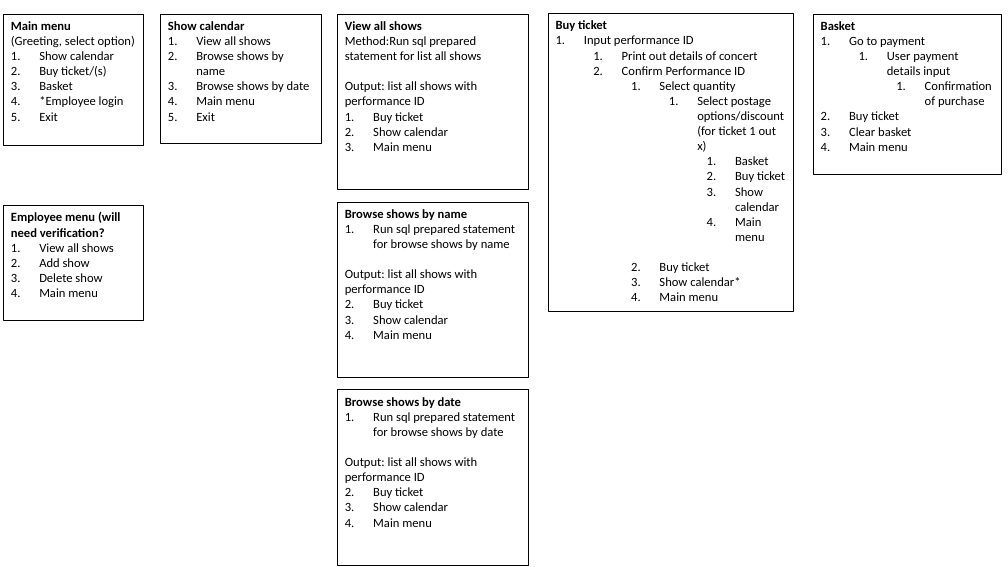
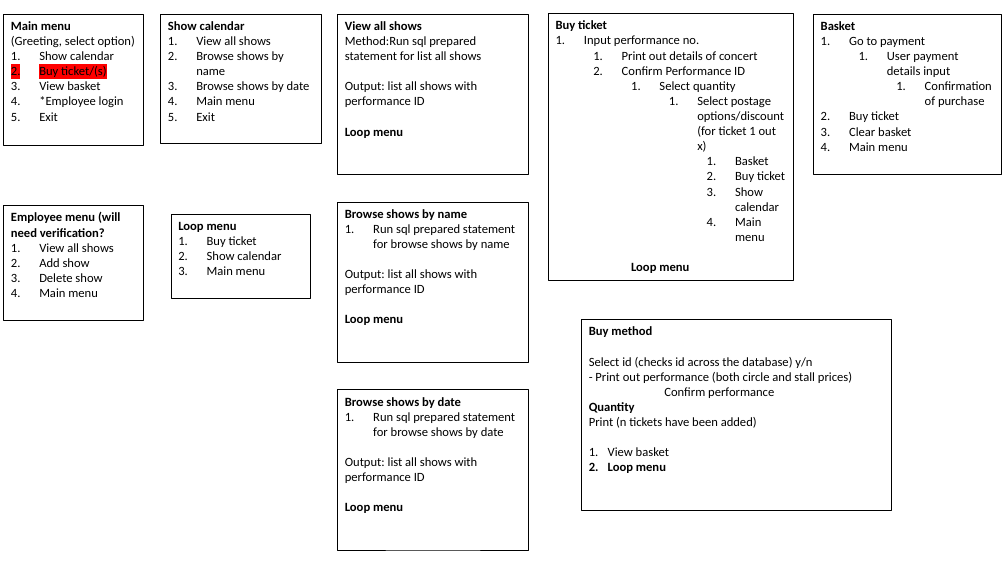
Before and after one commit to SpyroFenton/theTheatreRoyal, a slide deck: slide 1 of ControllerBranch.pptx. Drawn at 1008x567 pixels with LibreOffice and Linux fonts; fonts in the diff are those of the drawing. Boxes give left, top, right and bottom in pixels: in the first picture for what was removed or moved away, otherwise in the second. Text is boxed around its words. In the diff, an @@ line names an element or a change of style, - is before the commit and + after.

```diff
--- a/ControllerBranch.pptx
+++ b/ControllerBranch.pptx
@@ rectangle "View all shows" resized from (x1=337, y1=14, x2=529, y2=189) to (x1=337, y1=14, x2=529, y2=174) @@
@@ rectangle "Buy ticket" resized from (x1=548, y1=14, x2=794, y2=312) to (x1=548, y1=14, x2=794, y2=281) @@
@@ text in rectangle at (x1=584, y1=35, x2=699, y2=46): text changed @@
-1. Input performance ID
+1. Input performance no.
@@ text in rectangle at (x1=39, y1=81, x2=100, y2=90): text changed @@
-3. Basket
+3. View basket
@@ text in rectangle at (x1=39, y1=66, x2=106, y2=77): highlight none to #FF0000 in "Buy ticket/(s)" @@
@@ text in rectangle at (x1=345, y1=127, x2=403, y2=138): text changed; bold on @@
-1. Buy ticket
-2. Show calendar
-3. Main menu
+Loop menu
@@ rectangle "Browse shows by name" resized from (x1=337, y1=202, x2=529, y2=377) to (x1=337, y1=202, x2=529, y2=362) @@
@@ rectangle added at (x1=171, y1=214, x2=311, y2=298), outline #000000 0.5 pt, 12 pt, text #000000 @@
+Loop menu
+1. Buy ticket
+2. Show calendar
+3. Main menu
@@ text in rectangle at (x1=631, y1=262, x2=689, y2=273): text changed; bold on @@
-    2. Buy ticket
-    3. Show calendar*
-    4. Main menu
+Loop menu
@@ text in rectangle at (x1=345, y1=314, x2=403, y2=325): text changed; bold on @@
-1. Buy ticket
-2. Show calendar
-3. Main menu
+Loop menu
@@ rectangle added at (x1=582, y1=320, x2=892, y2=510), outline #000000 0.5 pt, 12 pt, text #000000 @@
+Buy method
+Select id (checks id across the database) y/n
+- Print out performance (both circle and stall prices)
+Confirm performance
+Quantity
+Print (n tickets have been added)
+1. View basket
+2. Loop menu
@@ rectangle "Browse shows by date" resized from (x1=337, y1=390, x2=529, y2=566) to (x1=337, y1=390, x2=529, y2=551) @@
@@ text in rectangle at (x1=345, y1=502, x2=403, y2=513): text changed; bold on @@
-1. Buy ticket
-2. Show calendar
-3. Main menu
+Loop menu
```
Also in this commit, not shown: 1 slide added, 3 other files.
